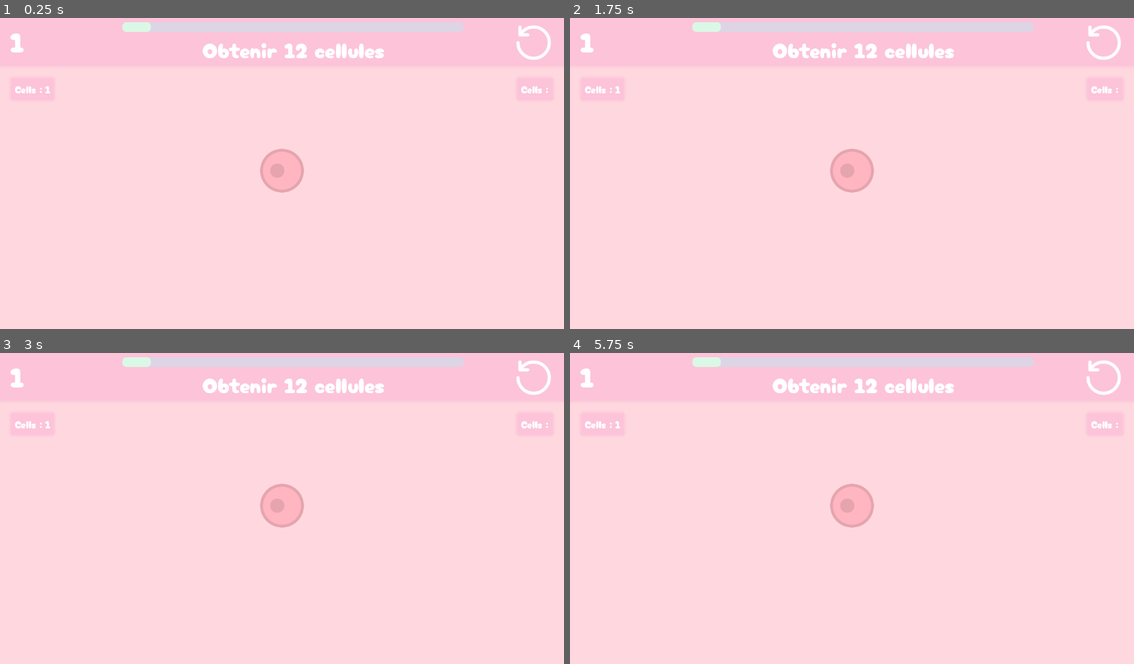
Above: before the commit, frames 1-4 (two rows, left to right).
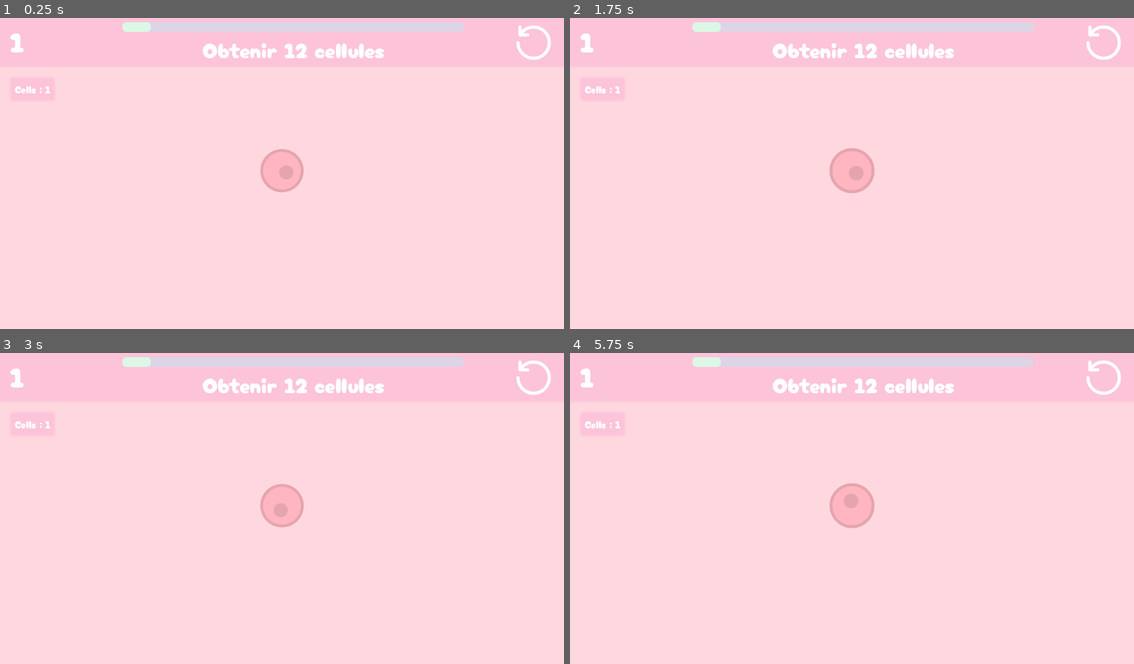
Above: after the commit, the same moments.

Repository: JungoQuentin/Doom2
Game: Godot game, scene res://main.tscn
Same seed, same stepped clock (60 frames per second), same inputs: the game is played once before the commit and once after it.
Inputs (mouse positions are in pixels of both pictures, inside the frame that each line leads up to):
- Up to frame 1 (0.25 s): no input
- Up to frame 2 (1.75 s): tap Enter at 0.5 s; move the mouse to (976, 154) at 0.52 s; click (976, 154) at 0.67 s; click (1105, 42) at 1.25 s
- Up to frame 3 (3 s): tap Space at 2 s; move the mouse to (169, 520) at 2.02 s; click (169, 520) at 2.17 s; tap Enter at 2.75 s; move the mouse to (338, 436) at 2.77 s; click (338, 436) at 2.92 s
- Up to frame 4 (5.75 s): tap Space at 3.5, 5 s; move the mouse to (823, 567) at 3.52 s; click (823, 567) at 3.67 s; tap Enter at 4.25 s; move the mouse to (1021, 552) at 4.27 s; click (1021, 552) at 4.42 s; move the mouse to (682, 458) at 5.02 s; click (682, 458) at 5.17 s

The runs differ from the first frame. In frame 1, 0.2% of the frame differs, in the area x 46-98%, y 21-57%; in frame 2, 0.2%; in frame 3, 0.1%; in frame 4, 0.2%.

Commit message:
Cells animation

Diff:
--- a/Cell.gd
+++ b/Cell.gd
@@ -20,11 +20,11 @@
 
 ## Nombre de cellule qu'il faut fusionner pour passer au type suivant
 const NB_CELL_FOR_MERGE: Array[int] = [ #[1, 1, 1, 1, 2]
-	12,
-	6,
-	12,
-	5,
-	15,
+	2, # 12
+	2, # 6
+	2, # 12
+	2, # 5,
+	2, # 15,
 ]
 
 ## Nombre de cellules à aparaitre au clique
@@ -72,15 +72,13 @@
 var kind: int  # Anciennement "cell_type"
 var childs: Array[Vector2i]
 var can_merge: bool
-var rnd: Array[float]
+var rot_dir: float # -1 or +1
+var t: float = 0
 
 func _init(_center: Vector2i, _kind: int):
 	self.center = _center
 	self.kind = _kind
-	self.rnd = []
-	for _i in range(4):
-		self.rnd.append(randf())
-
+	self.rot_dir = (randi_range(0, 1) - 0.5) * 2
 	self.childs = Utils.get_childs(self.center, self.kind)
 	self.can_merge = false
 
--- a/game.gd
+++ b/game.gd
@@ -19,9 +19,9 @@
 
 var is_touch_screen: bool = false
 
-var t: float = 0.0
 var auto_mergeable_cells: Array[Cell] = []
 var multi_mesh_instances: Array[MultiMeshInstance2D] = []
+var multi_mesh_instances_layer2: Array[MultiMeshInstance2D] = []
 
 @onready var Ui = $"../UI"
 @onready var GravitateTimer: Timer = $GravitateTimer
@@ -31,9 +31,16 @@
 @onready var cell_assets = [
 	load("res://assets/img/Cell-T0.svg"),
 	load("res://assets/img/Cell-T1.svg"),
-	load("res://assets/img/Cell-T2.svg"),
-	load("res://assets/img/Cell-T3.svg"),
-	load("res://assets/img/Cell-T4.svg"),
+	load("res://assets/img/T2.svg"),
+	load("res://assets/img/T3.svg"),
+	load("res://assets/img/T4.svg"),
+]
+@onready var cell_assets_layer2 = [
+	null,
+	null,
+	load("res://assets/img/T2 core.svg"),
+	load("res://assets/img/T3 core.svg"),
+	load("res://assets/img/T4 core.svg"),
 ]
 
 
@@ -52,8 +59,9 @@
 
 	# Create Multi-Mesh-Instance-2D for drawing
 	for kind in range(Cell.NB_TYPES):
+
 		var multi_mesh_instance = MultiMeshInstance2D.new()
-		multi_mesh_instance.z_index = -1
+		multi_mesh_instance.z_index = -2
 		var multi_mesh = MultiMesh.new()
 		var mesh = QuadMesh.new()
 		mesh.size = Utils.h * Vector2.ONE * Cell.SIZE[kind]
@@ -63,24 +71,76 @@
 		multi_mesh_instance.texture = cell_assets[kind]
 		multi_mesh_instances.append(multi_mesh_instance)
 		$".".add_child(multi_mesh_instance)
-	update_multi_mesh_instances()
-
-
-func update_multi_mesh_instances():
+
+		var multi_mesh_instance_layer2 = MultiMeshInstance2D.new()
+		multi_mesh_instance_layer2.z_index = -1
+		var multi_mesh_layer2 = MultiMesh.new()
+		var mesh_layer2 = QuadMesh.new()
+		mesh_layer2.size = Utils.h / 2 * Vector2.ONE * Cell.SIZE[kind]
+		multi_mesh_layer2.mesh = mesh_layer2
+		if cell_assets_layer2[kind] != null:
+			multi_mesh_layer2.instance_count = Cell.INSTANCE_COUNT[kind]
+		multi_mesh_instance_layer2.multimesh = multi_mesh_layer2
+		if cell_assets_layer2[kind] != null:
+			multi_mesh_instance_layer2.texture = cell_assets_layer2[kind]
+		multi_mesh_instances_layer2.append(multi_mesh_instance_layer2)
+		$".".add_child(multi_mesh_instance_layer2)
+	update_multi_mesh_instances(0.1)
+
+
+func update_multi_mesh_instances(delta: float):
 	for kind in range(Cell.NB_TYPES):
 		var nb_instances = cells[kind].size()
 		multi_mesh_instances[kind].multimesh.visible_instance_count = nb_instances
+		if cell_assets_layer2[kind] != null:
+			multi_mesh_instances_layer2[kind].multimesh.visible_instance_count = nb_instances
 		for i in nb_instances:
 			var cell = cells[kind][i]
+			cell.t += delta * (randf() + 0.5)
+			var t = cell.t
 			var pos = Utils.tile_to_pos(cell.center)
-			var mesh_transform = Transform2D(PI, Vector2.ONE, 0.0, pos)
-			multi_mesh_instances[kind].multimesh.set_instance_transform_2d(i, mesh_transform)
+			var skew = Vector2.ONE
+			var angle = PI
+			match kind:
+				0:
+					skew = Vector2.ONE * (0.03 * sin(t * 2 * TAU) + 1.02)
+					angle = t
+				1:
+					skew = Vector2.ONE * (0.03 * sin((t + 0.4) * 0.8 * TAU) + 1.02)
+					angle = sin(t * 0.8 * PI) / 8
+				2:
+					skew = Vector2.ONE * (0.04 * sin(t * TAU) + 1.03)
+					angle = (sin(t * TAU) + sin(2 * t * TAU) / 3) / 16
+				3:
+					skew = Vector2.ONE * (0.03 * sin(t * PI) + 1.03)
+				4:
+					skew = Vector2.ONE * (0.02 * sin(t*2.5 * PI) + 1.01)
+					angle = (sin(t*2.5 * PI) + sin(2 * t*2.5 * PI) / 3) / 24
+
+			multi_mesh_instances[kind].multimesh.set_instance_transform_2d(i, Transform2D(angle, skew, 0.0, pos))
+
+			match kind:
+				0, 1:
+					continue
+				2:
+					skew = 1.1 * Vector2(
+						1.4 / (0.4 * max(0, sin((t + 0.15) * TAU) - sin((t + 0.15) * TAU * 3) / 3) + 1.4),
+						0.5 * (0.2 * max(0, sin((t + 0.15) * TAU) - sin((t + 0.15) * TAU * 3) / 3) + 1.2)
+						)
+					angle = PI / 2 * (1 + 2 * t + sin(t * TAU) + sin(2 * t * TAU) / 2 + sin(3 * t * TAU) / 12)
+				3:
+					skew = Vector2.ONE * (0.06 * sin(t * TAU) + 1)
+					angle = -PI / 1.8 + 0.1 * sin(t * PI / 3)
+					pos += Vector2.from_angle(t * PI) * 10
+				4:
+					skew = Vector2(0.9, 1) * 0.82 *  (0.3 * max(0, sin((t*2.5 + 0.4) * PI) - sin((t*2.5 + 0.4) * 3 * PI) / 3) + 1.3)
+					angle = PI * (0.46 + t*2.5 + sin(t*2.5 * PI) * 3 / 4 + sin(2 * t*2.5 * PI) / 3 + sin(3 * t*2.5 * PI) / 18)
+
+			multi_mesh_instances_layer2[kind].multimesh.set_instance_transform_2d(i, Transform2D(angle, skew, 0.0, pos))
 
 
 func _process(delta: float):
-	t += delta
-
-	update_multi_mesh_instances()
+	update_multi_mesh_instances(delta)
 	queue_redraw()
 
 	# Camera zoom
@@ -162,9 +222,9 @@
 		$PopT1.play()
 	for cell in cells.duplicate()[4]:
 		await get_tree().create_timer(randf_range(0.05, 0.25)).timeout
-		spawn_cell(cell.center, 2)
+		spawn_cell(cell.center, 0)
 		await get_tree().create_timer(randf_range(0.05, 0.15)).timeout
-		spawn_cell(cell.center, 2)
+		spawn_cell(cell.center, 1)
 		$PopT1.play()
 
 
@@ -206,14 +266,13 @@
 
 
 func spawn_cell(source_coords: Vector2i, kind: int):
+	if kind >= Cell.NB_TYPES:
+		printerr("Cannot spawn a cell that big !")
+		return
 	var dist_to_center = Vector2(source_coords - CENTER)
-	var spawn_dir
+	var spawn_dir = Utils.angle_to_direction(rad_to_deg(dist_to_center.angle()) + (randf() - 0.5) * 100)
 	var current_center = source_coords
 	while true:
-		if dist_to_center.length_squared() < 10:
-			spawn_dir = randi() % 6 # Choose 1 of 6 random directions (spawn_dir)
-		else:
-			spawn_dir = Utils.angle_to_direction(rad_to_deg(dist_to_center.angle()) + (randf() - 0.5) * 100)
 		var dir = randi_range(5, 7)
 		var pos = Utils.moved_in_dir(current_center, (spawn_dir + dir) % 6)
 		if not Utils.are_there_bigger_or_same_cells_around(pos, coords, kind, null):
@@ -232,6 +291,10 @@
 				spawn_cell(new_cell.center, victim)
 			return
 		current_center = Utils.moved_in_dir(current_center, (spawn_dir + dir) % 6)
+		if dist_to_center.length_squared() < 10:
+			spawn_dir = randi() % 6 # Choose 1 of 6 random directions (spawn_dir)
+		else:
+			spawn_dir = Utils.angle_to_direction(rad_to_deg(dist_to_center.angle()) + (randf() - 0.5) * 100)
 
 
 ## Bouge une cellule vers le centre si possible
--- a/ui.tscn
+++ b/ui.tscn
@@ -148,6 +148,7 @@
 text = "1"
 
 [node name="PanelRight" type="PanelContainer" parent="MarginContainer/VBoxContainer/PanelContainer"]
+visible = false
 layout_mode = 2
 size_flags_horizontal = 8
 size_flags_vertical = 0
